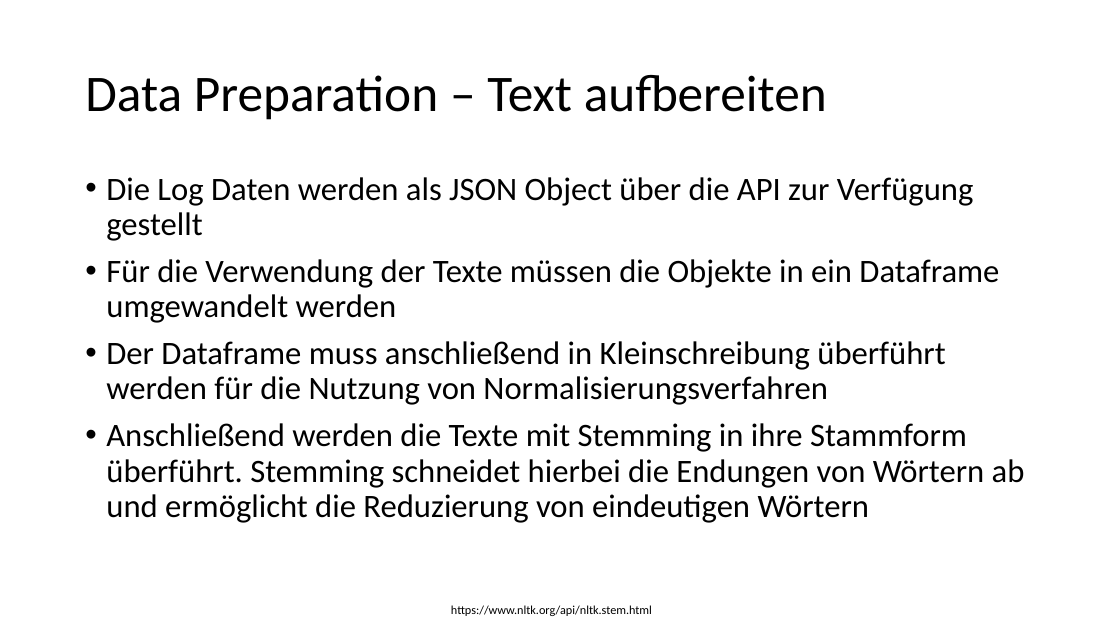
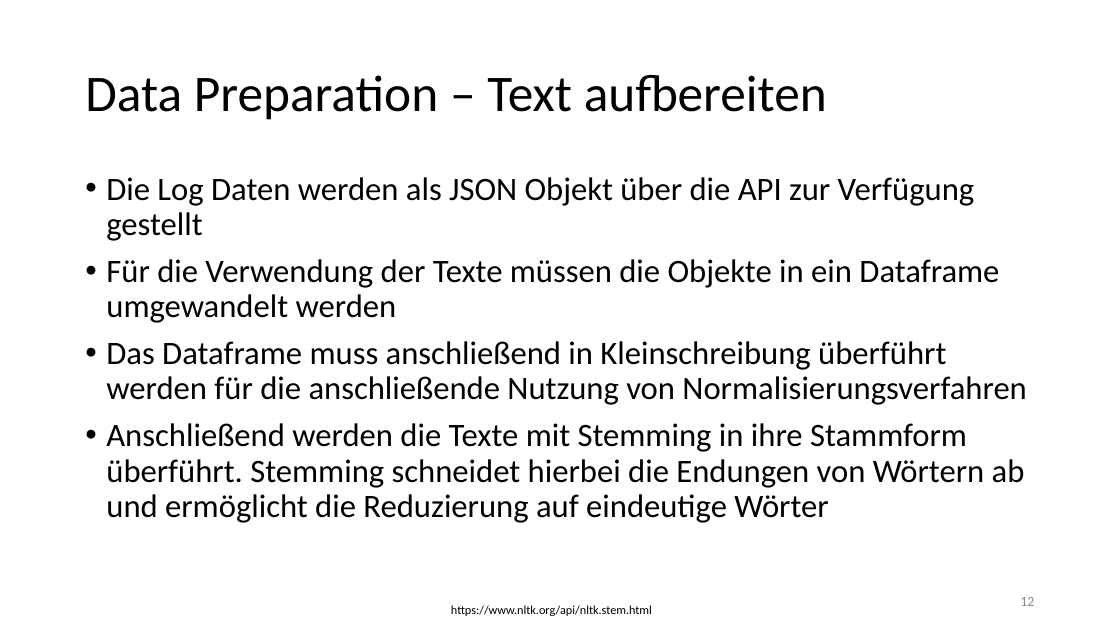
Before and after one commit to Flitschi7/big-data-management, a slide deck: slide 12 of Organisational/Dokumentation HHZ Rocket Project.pptx. Drawn at 1120x630 pixels with LibreOffice and Linux fonts; fonts in the diff are those of the drawing. Boxes give left, top, right and bottom in pixels: in the first picture for what was removed or moved away, otherwise in the second. Text is boxed around its words. In the diff, an @@ line names an element or a change of style, - is before the commit and + after.

```diff
--- a/Organisational/Dokumentation HHZ Rocket Project.pptx
+++ b/Organisational/Dokumentation HHZ Rocket Project.pptx
@@ text at [106, 177, 975, 241]: text changed @@
-• Die Log Daten werden als JSON Object über die API zur Verfügung gestellt
+• Die Log Daten werden als JSON Objekt über die API zur Verfügung gestellt
@@ text at [106, 341, 1026, 523]: text changed @@
-• Der Dataframe muss anschließend in Kleinschreibung überführt werden für die Nutzung von Normalisierungsverfahren
-• Anschließend werden die Texte mit Stemming in ihre Stammform überführt. Stemming schneidet hierbei die Endungen von Wörtern ab und ermöglicht die Reduzierung von eindeutigen Wörtern
+• Das Dataframe muss anschließend in Kleinschreibung überführt werden für die anschließende Nutzung von Normalisierungsverfahren
+• Anschließend werden die Texte mit Stemming in ihre Stammform überführt. Stemming schneidet hierbei die Endungen von Wörtern ab und ermöglicht die Reduzierung auf eindeutige Wörter
@@ page number added at [1020, 597, 1034, 606], 12 pt, text #8C8C8C @@
+12
```
Also in this commit, not shown: 27 other slides changed.
